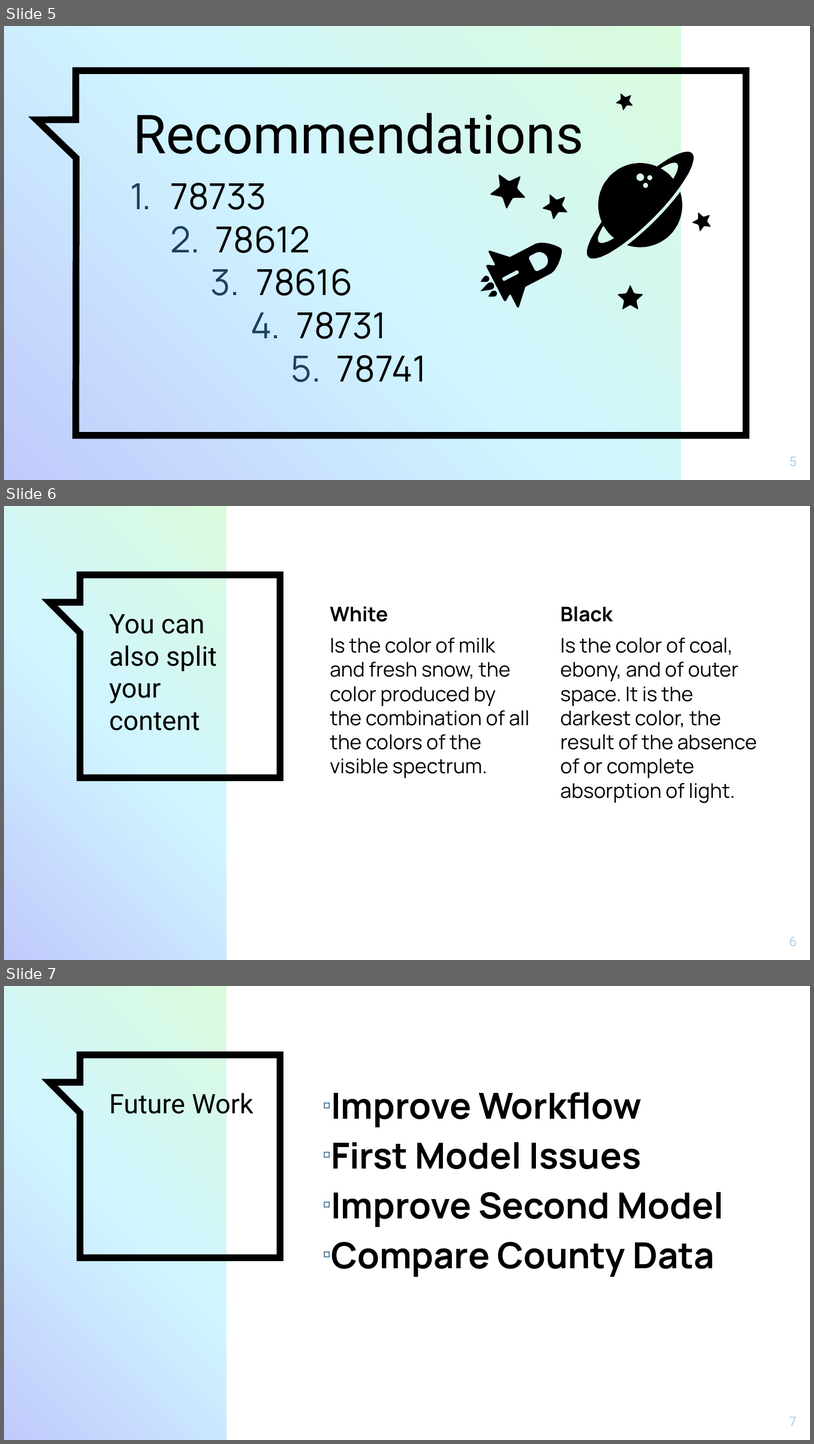
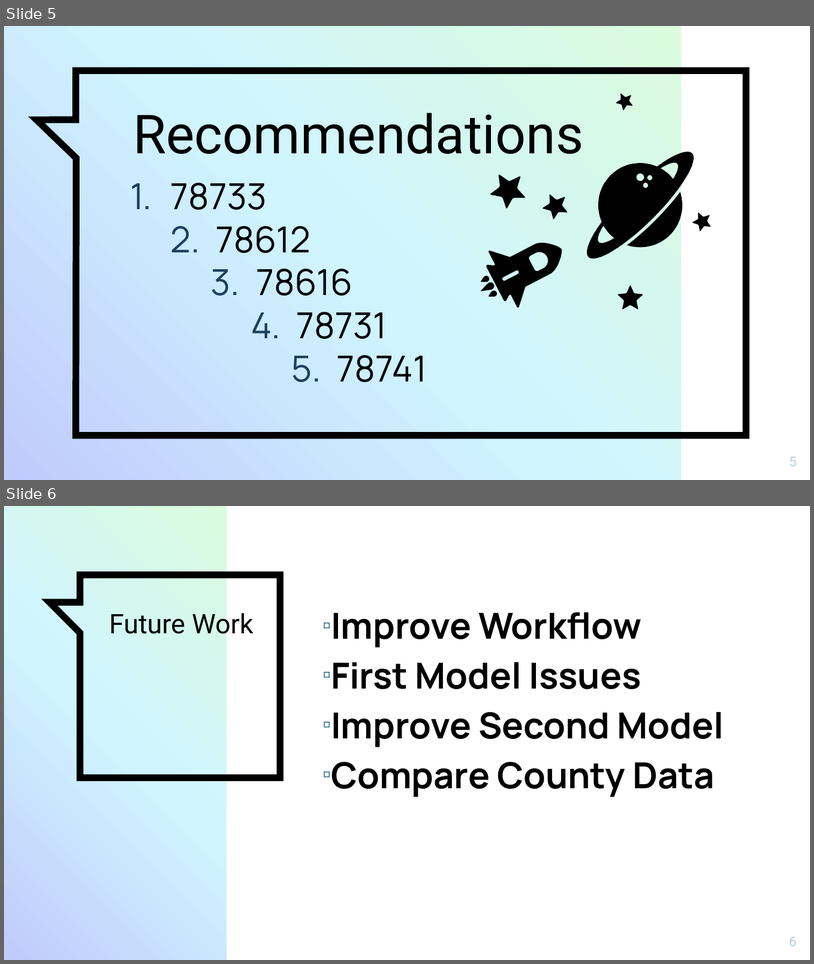
Before and after one commit to Atksmith88/dsc-mod-4-project-online-ds-ft-090919, a slide deck: Time Series Presentation.pptx. Shown one above the other, each under a label of ours: slides 5, 6 and 7 before the commit, slides 5 and 6 after it. The pictures are 814x1444 and 814x964 pixels, drawn with LibreOffice and Linux fonts; fonts in the diff are those of the drawing. Boxes give left, top, right and bottom in pixels: in the first picture for what was removed or moved away, otherwise in the second. Text is boxed around its words. In the diff, an @@ line names an element or a change of style, - is before the commit and + after.

Commit message:
Update to powerpoint file.

```diff
--- a/Time Series Presentation.pptx
+++ b/Time Series Presentation.pptx
@@ slide 6 removed at (4, 506, 810, 960), background #FFFFFF; not listed: 2 template elements that a slide beside it also shows @@
@@ text removed at (330, 606, 530, 778) @@
-White
-Is the color of milk and fresh snow, the color produced by the combination of all the colors of the visible spectrum.
@@ text removed at (561, 606, 758, 803) @@
-Black
-Is the color of coal, ebony, and of outer space. It is the darkest color, the result of the absence of or complete absorption of light.
@@ title removed at (109, 614, 217, 730) @@
-You can also split your content
@@ page number removed at (789, 936, 797, 946) @@
-6
@@ what was slide 7 is now slide 6 @@
@@ page number at (789, 936, 797, 946): text changed @@
-7
+6
```
Also in this commit, not shown: 1 slide changed.
